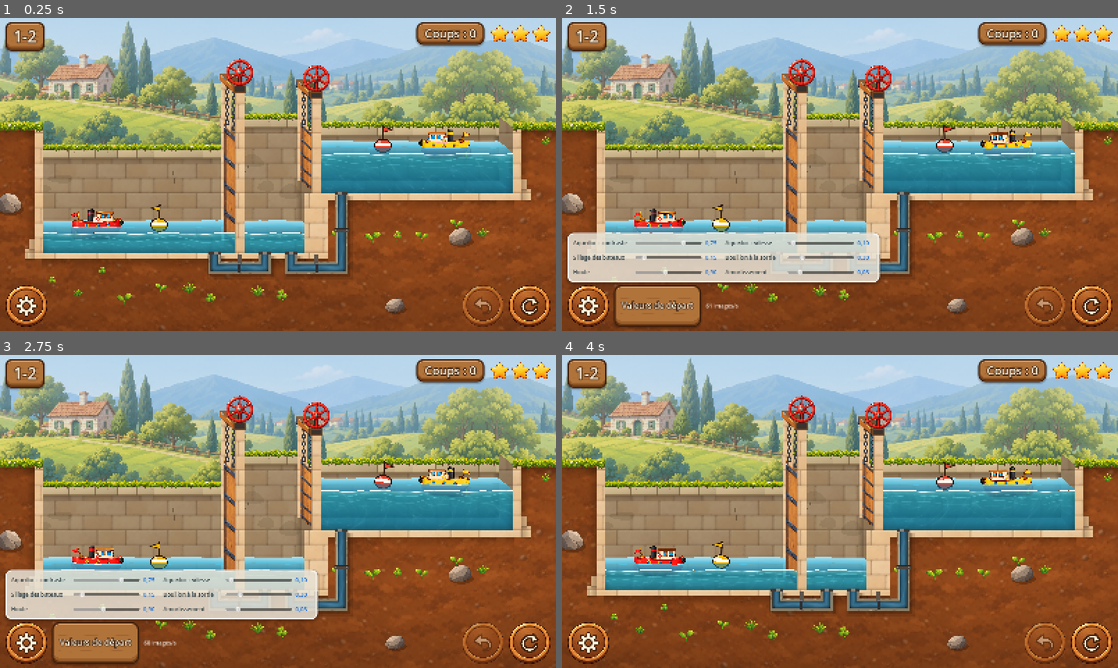
Above: before the commit, frames 1-4 (two rows, left to right).
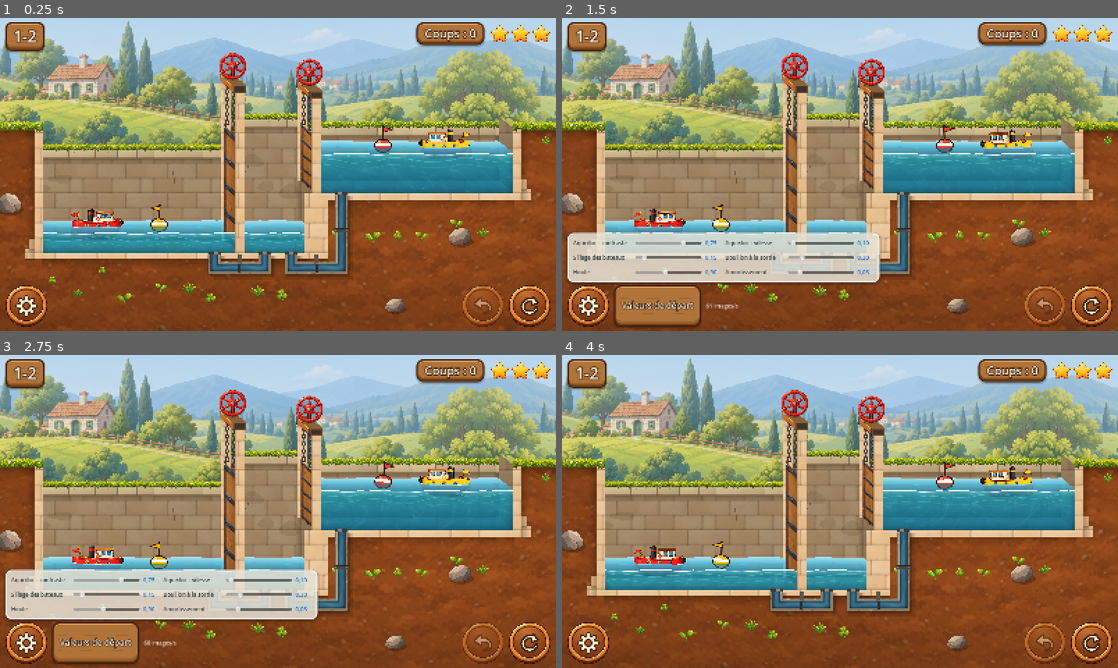
Above: after the commit, the same moments.

Repository: VincentDebaty/station
Game: Godot game, scene res://principal.tscn
The game is run twice, just before and just after one commit, with the same random seed, the same clock (stepped at 60 frames per second) and the same inputs.
Inputs (mouse positions are in pixels of both pictures, inside the frame that each line leads up to):
- Up to frame 1 (0.25 s): no input
- Up to frame 2 (1.5 s): click (1090, 305) at 0.5 s; click (589, 305) at 1.25 s
- Up to frame 3 (2.75 s): click "Valeurs de départ" at 2 s
- Up to frame 4 (4 s): click (1090, 642) at 2.75 s; click (589, 642) at 3.52 s

The runs differ from the first frame. In frame 1, 1.5% of the frame differs, in the area x 39-60%, y 11-69%; in frame 2, 1.5%; in frame 3, 1.5%; in frame 4, 1.5%.

Commit message:
La vue oblique s'étend à tous les niveaux : roue sur la traverse, ombres du volume, mer sans bord
Vincent a validé la maquette en projection oblique et demande de la finir sur
tous les niveaux.
- La roue est posée au milieu du dessus de la traverse, à mi-profondeur ;
  centre_roue le dit au canal, et le doigt la trouve là.
- Ombres de contact refaites pour le volume : le pilier arrière sur le mur du
  fond (à sa droite, lumière d'en haut à gauche), la traverse sur le pilier
  arrière, et le vantail qui fonce vers le pilier avant et sous la traverse.
- « Il manque de l'eau » couvre l'eau jusqu'aux vantaux, le texte au-dessus
  de la bouée.

Les dix niveaux photographiés en oblique : escaliers (1-x), chantiers avec
digues et murs (2-x), fleuve vers la mer (3-x). Deux défauts trouvés au
passage, déjà présents dans la vue de profil :
- la mer, bassin « fixe », s'arrêtait au bord du niveau, et l'écran montrait
  du vide à côté. Elle se prolonge de 900 px hors de l'écran : eau, mur du
  fond, fond et terre ;
- derrière une digue ou un mur bas, le fond n'était bouché qu'à la crête de la
  liaison, et une fente laissait voir la prairie. Il monte maintenant au plus
  bas des deux murs voisins.

Oracle : 130 parties, 725 verdicts identiques. Banc vert. 102 à 135 images/s
sur le Mac selon le niveau. Reste l'iPhone.

Co-Authored-By: Claude Opus 5.5 <noreply@anthropic.com>

Diff:
--- a/prototypes/ecluses-godot/canal.gd
+++ b/prototypes/ecluses-godot/canal.gd
@@ -348,12 +348,13 @@
 		_cible.name = "PlanDuFond"
 		_cible.position = D
 		add_child(_cible)
+	var sommets := []
 	for i in B.size():
 		var b: Dictionary = B[i]
 		var f := float(b["fond"])
 		var xb := _x_bassin(i)
-		var mx0 := xb.x if D != Vector2.ZERO else X(gb[i][0])
-		var mx1 := xb.y if D != Vector2.ZERO else X(gb[i][1])
+		var mx0 := xb.x
+		var mx1 := xb.y
 		var sommet: float
 		if b["type"] == "sas":
 			sommet = 0.0
@@ -365,6 +366,7 @@
 			# un bief a des quais de pierre presque jusqu'à la berge : la prairie
 			# ne se voit qu'en haut, comme une pente qui s'éloigne
 			sommet = maxf(maxf(f + 2.5, berge - 1.6), float(b.get("niveau", f)) + 0.8)
+		sommets.append(sommet)
 		_poly(_quad(mx0 - 8, Y(sommet), mx1 + 8, Y(f)), fond_pierre)
 		# les ombres de contact du mur : au pied, sur le radier, et dans les
 		# deux angles du bassin — on les voit à travers l'eau
@@ -383,14 +385,19 @@
 			_poly(_quad(mx0 - 10, Y(sommet) - 7, mx1 + 10, Y(sommet) + 3), null,
 				PackedColorArray([Color("#9ccc63"), Color("#9ccc63"), Color("#6f9a40"), Color("#6f9a40")]))
 
-	_cible = null
-	if D != Vector2.ZERO: return      # en oblique, les murs vont d'une porte à l'autre
-	# derrière chaque porte aussi : sinon l'ouverture laisse voir la prairie
+	# derrière chaque liaison aussi : sinon l'ouverture laisse voir la prairie
+	# (en oblique, le mur du fond passe déjà derrière les portes : seules les
+	# digues, murs et passages libres restent à boucher)
 	for i in N["liaisons"].size():
 		var l: Dictionary = N["liaisons"][i]
+		if D != Vector2.ZERO and l["type"] == "porte": continue
 		var c := float(l.get("crete", maxf(float(B[i]["fond"]), float(B[i + 1]["fond"]))))
 		var bas := minf(float(B[i]["fond"]), float(B[i + 1]["fond"]))
-		_poly(_quad(X(gl[i][0]), Y(c + 0.2), X(gl[i][1]), Y(bas)), fond_porte)
+		# aussi haut que le plus bas des deux murs voisins : derrière un mur
+		# bas, on voyait une fente de prairie
+		var haut_fente := maxf(c + 0.2, minf(sommets[i], sommets[i + 1]))
+		_poly(_quad(X(gl[i][0]), Y(haut_fente), X(gl[i][1]), Y(bas)), fond_porte)
+	_cible = null
 
 # En oblique : ce qu'on voit à travers l'eau entre la coupe et le mur du
 # fond — le fond de chaque bassin (vu d'en haut), la contremarche quand le
@@ -469,8 +476,9 @@
 	var tres_bas := Y(BAS) + LOIN
 	for i in B.size():
 		var f := float(B[i]["fond"])
-		var x0 := X(gb[i][0])
-		var x1 := X(gb[i][1])
+		var xb := _x_bassin(i)
+		var x0 := minf(xb.x, X(gb[i][0]))
+		var x1 := maxf(xb.y, X(gb[i][1]))
 		# le radier du bassin, puis la terre dessous
 		_poly(_quad(x0 - 2, Y(f), x1 + 2, Y(f - 0.32)), pierre)
 		_poly(_quad(x0 - 2, Y(f - 0.32), x1 + 2, tres_bas), terre)
@@ -742,9 +750,16 @@
 # L'étendue d'un bassin dans le plan de la coupe : en oblique, l'eau va
 # jusqu'au milieu de chaque porte voisine (le vantail est en travers du canal,
 # au milieu de la porte) ; de profil, entre les murs.
+# Un bassin « fixe » au bout du niveau (la mer) n'a pas de bord : il continue
+# hors de l'écran, de DEBORD px — avant, l'eau, le mur et la terre
+# s'arrêtaient au bord du niveau, et l'écran montrait le vide à côté.
+const DEBORD := 900.0
 func _x_bassin(i: int) -> Vector2:
 	var a := X(gb[i][0])
 	var b := X(gb[i][1])
+	if N["bassins"][i].get("fixe", false):
+		if i == 0: a -= DEBORD
+		if i == gb.size() - 1: b += DEBORD
 	if D != Vector2.ZERO:
 		if i > 0 and N["liaisons"][i - 1]["type"] == "porte": a = X(gl[i - 1][0] + gl[i - 1][1]) * 0.5
 		if i < gl.size() and N["liaisons"][i]["type"] == "porte": b = X(gl[i][0] + gl[i][1]) * 0.5
@@ -1052,8 +1067,9 @@
 func _dessiner_manque() -> void:
 	if _manque.is_empty(): return
 	var i: int = _manque["bassin"]
-	var x0 := X(gb[i][0]) + 4.0
-	var x1 := X(gb[i][1]) - 4.0
+	var xb := _x_bassin(i)                 # en oblique, l'eau va jusqu'aux vantaux
+	var x0 := xb.x + 4.0
+	var x1 := xb.y - 4.0
 	var y: float = _manque["y"]
 	var c: Color = _manque["couleur"]
 	var age := _t - float(_manque["t"])
@@ -1085,7 +1101,7 @@
 	var texte := "Il manque de l'eau"
 	var taille := 22
 	var l := _police_manque.get_string_size(texte, HORIZONTAL_ALIGNMENT_LEFT, -1, taille).x
-	var pos := Vector2((x0 + x1 - l) * 0.5, y - 14.0)
+	var pos := Vector2((x0 + x1 - l) * 0.5, y - 60.0)     # au-dessus de la bouée
 	_reperes.draw_string_outline(_police_manque, pos, texte, HORIZONTAL_ALIGNMENT_LEFT, -1, taille, 8, Color(0.24, 0.13, 0.05, a))
 	_reperes.draw_string(_police_manque, pos, texte, HORIZONTAL_ALIGNMENT_LEFT, -1, taille, Color(1, 0.95, 0.86, a))
 
--- a/prototypes/ecluses-godot/porte.gd
+++ b/prototypes/ecluses-godot/porte.gd
@@ -170,6 +170,16 @@
 	var arr := _rect(xc - PILIER + D.x, y_portique + D.y, xc + PILIER + D.x, y_seuil + D.y, mp)
 	arr.modulate = Color(0.86, 0.84, 0.8)
 	fond.add_child(arr)
+	# les ombres de contact (lot 1, refait pour le volume) : le pilier arrière
+	# jette son ombre sur le mur du fond, à sa droite (lumière d'en haut à
+	# gauche), et la traverse sur le haut du pilier arrière
+	fond.add_child(_degrade(xc + PILIER + D.x, y_portique + D.y, xc + PILIER + 16.0 + D.x, y_seuil + D.y, 0.3, 0.0))
+	var sous := Polygon2D.new()
+	sous.polygon = _quad(xc - PILIER + D.x, y_portique + 4.0 + D.y, xc + PILIER + D.x, y_portique + 18.0 + D.y)
+	var o := Color(0.08, 0.04, 0.0, 0.35)
+	var z := Color(0.08, 0.04, 0.0, 0.0)
+	sous.vertex_colors = PackedColorArray([o, o, z, z])
+	fond.add_child(sous)
 	# le radier sous le seuil, dans le plan de la coupe
 	add_child(_rect(gx0, y_seuil, gx1, abas, mp))
 	# le pilier avant, et l'arête sombre de son côté gauche (sa face en biais)
@@ -214,6 +224,10 @@
 		return
 	var xf := xc - 5.0
 	_vantail.polygon = PackedVector2Array([Vector2(xf + D.x, haut_vu + D.y), Vector2(xf, haut_vu), Vector2(xf, bas_y), Vector2(xf + D.x, bas_y + D.y)])
+	# le vantail s'assombrit vers le pilier avant, qui lui fait de l'ombre, et
+	# sous la traverse quand il est fermé (son haut y est rangé)
+	var sous_t := 0.82 if haut_vu <= cache + 1.0 else 1.0
+	_vantail.vertex_colors = PackedColorArray([Color(0.95 * sous_t, 0.95 * sous_t, 0.95 * sous_t), Color(0.66 * sous_t, 0.66 * sous_t, 0.66 * sous_t), Color(0.7, 0.7, 0.7), Color(0.92, 0.92, 0.92)])
 	if _vantail.texture:
 		var w := _vantail.texture.get_width()
 		var h := _vantail.texture.get_height()
@@ -242,8 +256,14 @@
 func _quad(ax0: float, ay0: float, ax1: float, ay1: float) -> PackedVector2Array:
 	return PackedVector2Array([Vector2(ax0, ay0), Vector2(ax1, ay0), Vector2(ax1, ay1), Vector2(ax0, ay1)])
 
+# En oblique, la roue est posée au milieu du dessus de la traverse, à
+# mi-profondeur ; le doigt la trouve là (canal.porte_sous).
 func centre_roue() -> Vector2:
-	return Vector2((gx0 + gx1) / 2.0, y_portique - 0.2 * u - 0.5 * u)
+	return Vector2((gx0 + gx1) / 2.0, y_portique - 0.2 * u - 0.5 * u) + oblique * 0.5
+
+# Le haut du pied de la roue : le dessus de la traverse, sous l'axe.
+func _pied_roue() -> float:
+	return y_portique - 0.2 * u + oblique.y * 0.5
 
 # La vanne : la roue fait un tour et demi. Émet roue_finie.
 func manoeuvrer_vanne(ouvrir: bool) -> void:
@@ -355,7 +375,7 @@
 	var rouge := Color("#c8321f")
 	var sombre := Color("#7c1f13")
 	# le pied, de la traverse à l'axe
-	roue.draw_rect(Rect2(c.x - 4, c.y, 8, (y_portique - 0.2 * u) - c.y), Color("#2d2a28"))
+	roue.draw_rect(Rect2(c.x - 4, c.y, 8, _pied_roue() - c.y), Color("#2d2a28"))
 	roue.draw_circle(c + Vector2(2, 3), r + 5, Color(0, 0, 0, 0.18))
 	var tr := Peint.roue()
 	if tr:
Not shown, changed: prototypes/ecluses-godot/PLAN-RENDU.md
